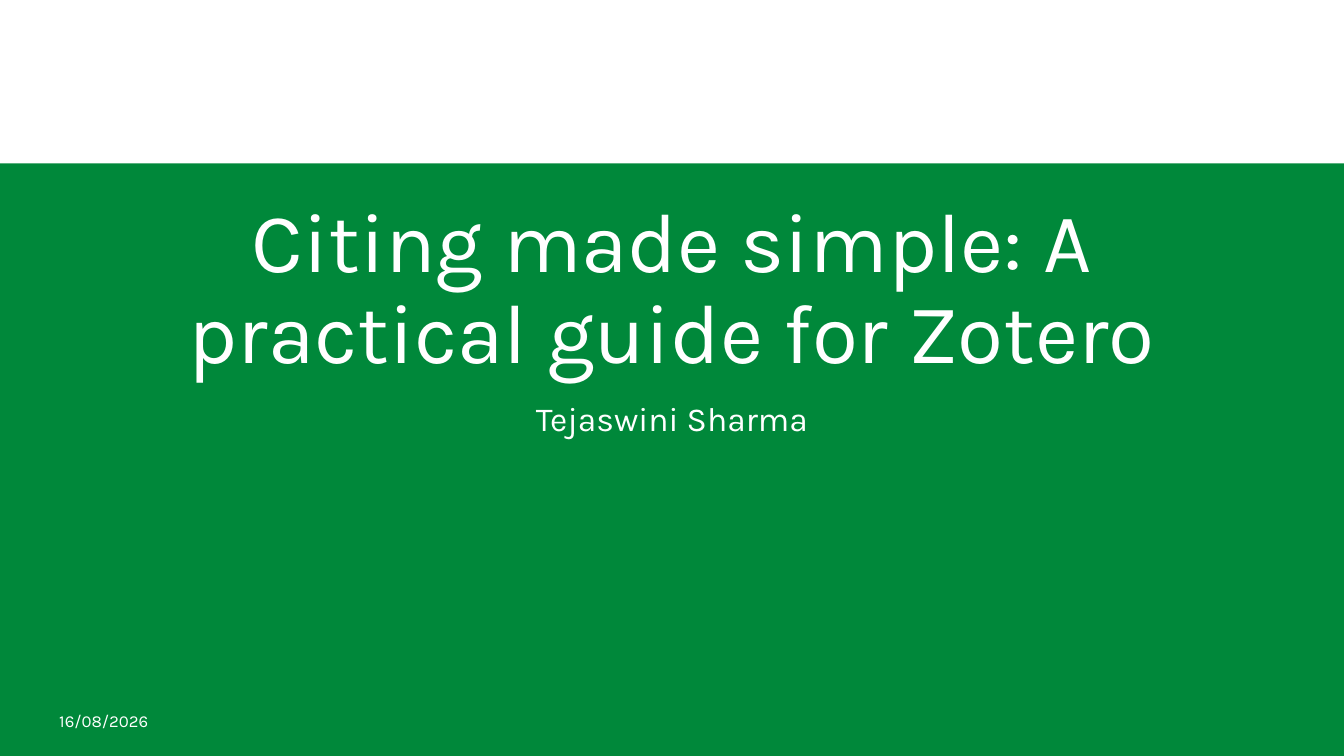
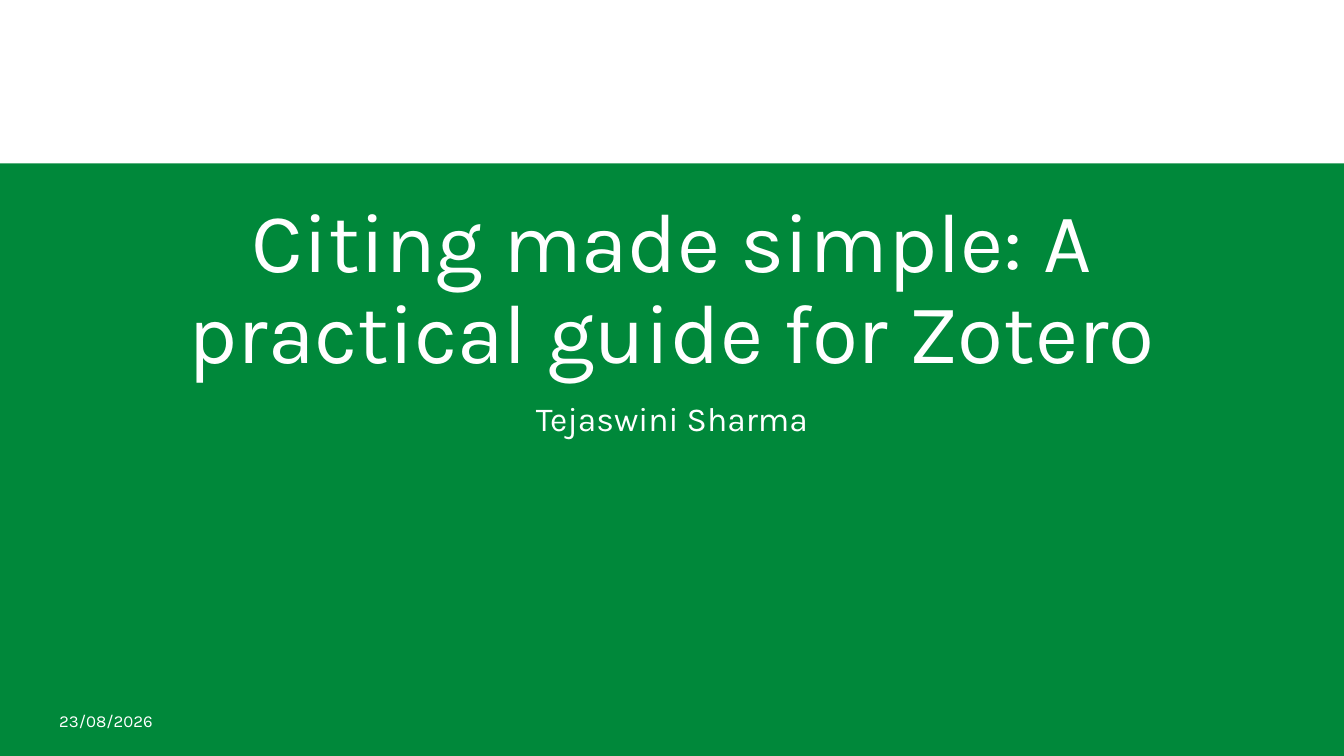
Before and after one commit to lmu-osc/train-the-trainer-test-repo-separate-slidedeck-zenodo, a slide deck: slide 1 of index.pptx. Drawn at 1344x756 pixels with LibreOffice and Linux fonts; fonts in the diff are those of the drawing; background and template pictures are left out. Boxes give left, top, right and bottom in pixels: in the first picture for what was removed or moved away, otherwise in the second. Text is boxed around its words. In the diff, an @@ line names an element or a change of style, - is before the commit and + after.

```diff
--- a/index.pptx
+++ b/index.pptx
@@ text at (59,714,152,729): text changed @@
-16/08/2026
+23/08/2026
```
Also in this commit, not shown: 5 other files.
